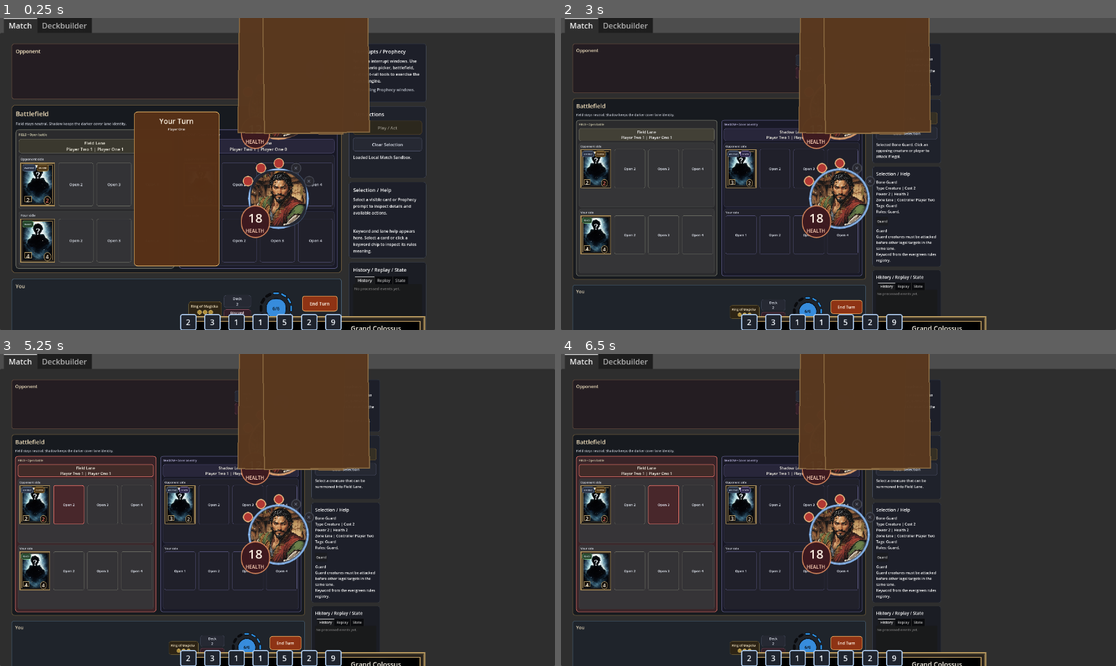
Above: before the commit, frames 1-4 (two rows, left to right).
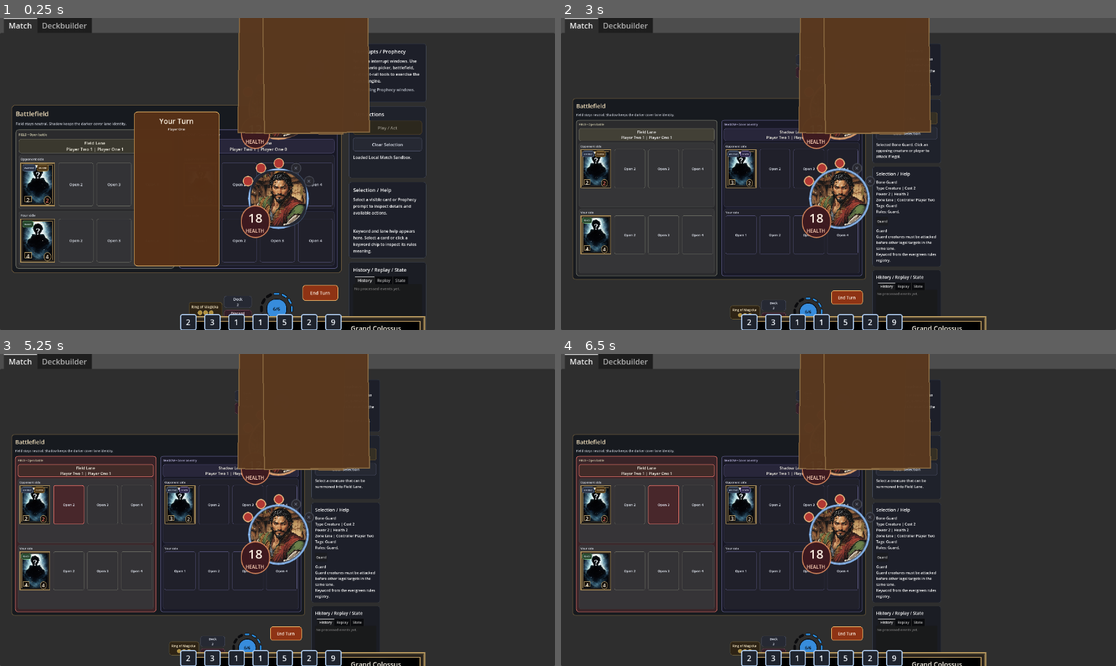
Above: after the commit, the same moments.

Repository: FlinnBurgess/elder-scrolls-legends
Game: Godot game, scene res://scenes/bootstrap/bootstrap.tscn
Two runs of this game, one before a commit and one after it. Both use one fixed random seed, a clock stepped at 60 frames per second and the inputs below.
Inputs (mouse positions are in pixels of both pictures, inside the frame that each line leads up to):
- Up to frame 1 (0.25 s): no input
- Up to frame 2 (3 s): click "Deck 2" at 0.5 s; click "Discard 1" at 1.25 s; click "Field Lane Player Two 1 | Pla…" at 2 s; click (599, 183) at 2.75 s
- Up to frame 3 (5.25 s): click "Play / Act" at 3.5 s; click "Play / Act" at 4.25 s; click "Open 2" at 5 s
- Up to frame 4 (6.5 s): click "Open 3" at 5.75 s

The runs differ from the first frame. In frame 1, 1.0% of the frame differs, in the area x 2-62%, y 8-96%; in frame 2, 0.8%; in frame 3, 0.8%; in frame 4, 0.8%.

Commit message:
Remove player zone labels and make panels transparent
Co-Authored-By: Claude Opus 4.6 <noreply@anthropic.com>

Diff:
--- a/src/ui/match_screen.gd
+++ b/src/ui/match_screen.gd
@@ -813,14 +813,9 @@
 	panel.name = "OpponentBand" if is_opponent else "PlayerBand"
 	panel.custom_minimum_size = Vector2(0, 220)
 	panel.size_flags_horizontal = SIZE_EXPAND_FILL
-	_apply_panel_style(panel, Color(0.14, 0.11, 0.13, 0.96) if is_opponent else Color(0.12, 0.14, 0.17, 0.96), Color(0.47, 0.34, 0.27, 0.88) if is_opponent else Color(0.31, 0.42, 0.51, 0.88), 2, 12)
+	_apply_panel_style(panel, Color(0, 0, 0, 0), Color(0, 0, 0, 0), 0, 0)
 	var box := _build_panel_box(panel, 12, 14)
 
-	var title := Label.new()
-	title.text = "Opponent" if is_opponent else "You"
-	title.add_theme_font_size_override("font_size", 20)
-	title.add_theme_color_override("font_color", Color(0.95, 0.89, 0.76, 1.0))
-	box.add_child(title)
 	var content_row := HBoxContainer.new()
 	content_row.add_theme_constant_override("separation", 16)
 	content_row.size_flags_horizontal = SIZE_EXPAND_FILL
